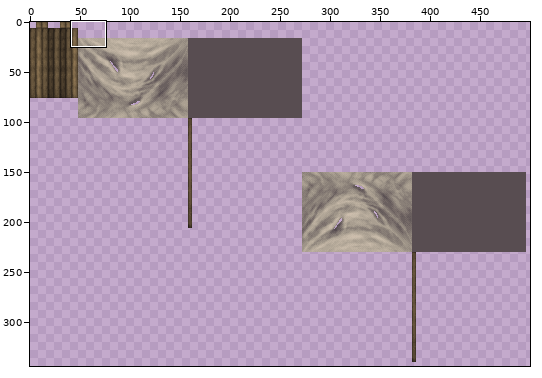
Two versions of one sprite sheet, UE4Project/Content/Decor/Prefabs/Tent/T_Tent.png. Above, an overview of the earlier version with the close-up marked.
Close-up. Old version:
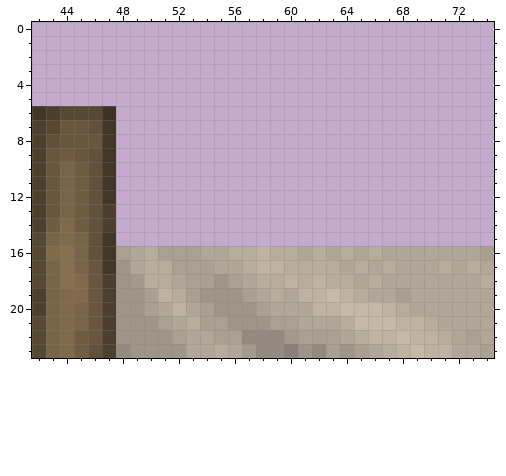
The file is 512x512 pixels. Colours within 5 levels of each other are drawn and written as one. Shown: x 42..74, y 0..23. The wide view leaves out empty margins.
Now the later version:
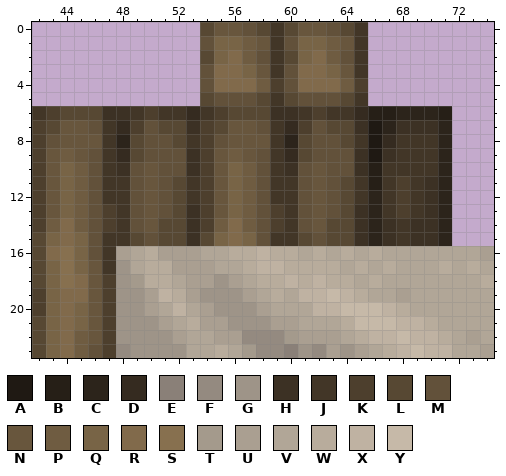
Palette (. is transparent): A #1f1913  B #261f17  C #2c241b  D #352b20  E #8a8078  F #948a80  G #9e9488  H #3c3124  J #423627  K #4d3f2d  L #574833  M #62513a  N #68563d  P #6f5c41  Q #786446  R #816a4b  S #87704f  T #a49a8c  U #aa9f91  V #b1a697  W #b8ac9c  X #bfb2a2  Y #c6b9a8
Message: Fixed the pegs missing from the tent texture.
Edits made:
y 0: x 54..65 ............ -> LNNMLJLNNMLJ
y 1: x 54..65 ............ -> MQQPNJMQQPNJ
y 2: x 54..65 ............ -> LQRPMJLQRPMJ
y 3: x 54..65 ............ -> MRRQNJMRRQNJ
y 4: x 54..65 ............ -> MRRRPKMRRRPK
y 5: x 54..65 ............ -> LMMMLJLMMMLJ
y 6: x 48..71 ........................ -> HJKJJDJKLLLHHJKJJDBBCCCB
y 7: x 48..71 ........................ -> DKMLLHKLNNMJDKMLLHACHHHC
y 8: x 48..71 ........................ -> CLMMLJKMNNNJCLMMLJADJJJC
y 9: x 48..71 ........................ -> DLMMMHKNPNMJDLMMMHAHJJJC
y 10: x 48..71 ........................ -> HMNMMHKNQPMJHMNMMHBJJJJC
y 11: x 48..71 ........................ -> JMNMLJKNQPMJJMNMLJBJKJHC
y 12: x 48..71 ........................ -> JMNMLJKNQPMJJMNMLJCJKJHC
y 13: x 48..71 ........................ -> JMNMLHKNQPMKJMNMLHCJKJHC
y 14: x 48..71 ........................ -> JMNLLHKPRPMKJMNLLHCHJHHC
y 15: x 48..71 ........................ -> JLMLLHLQRQMJJLMLLHCHJHHC
Where, in picture pixels (left, top, right, bottom), the same in both close-ups:
added: (116, 22, 452, 246)
